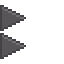
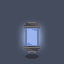
Layered file, before and after one edit (64x64). Changes by layer:
showed group "Group 6" (4 layers) over [24, 22, 40, 59]
added layer "Layer 37" in group "Group 6" over [24, 22, 40, 28]
added layer "Layer 38" in group "Group 6" over [24, 46, 40, 53]
painted on "Layer 34" over [25, 28, 39, 46]
hid group "Group 8" (1 layers) over [0, 5, 26, 59]
showed "bg" over [0, 0, 64, 64]
